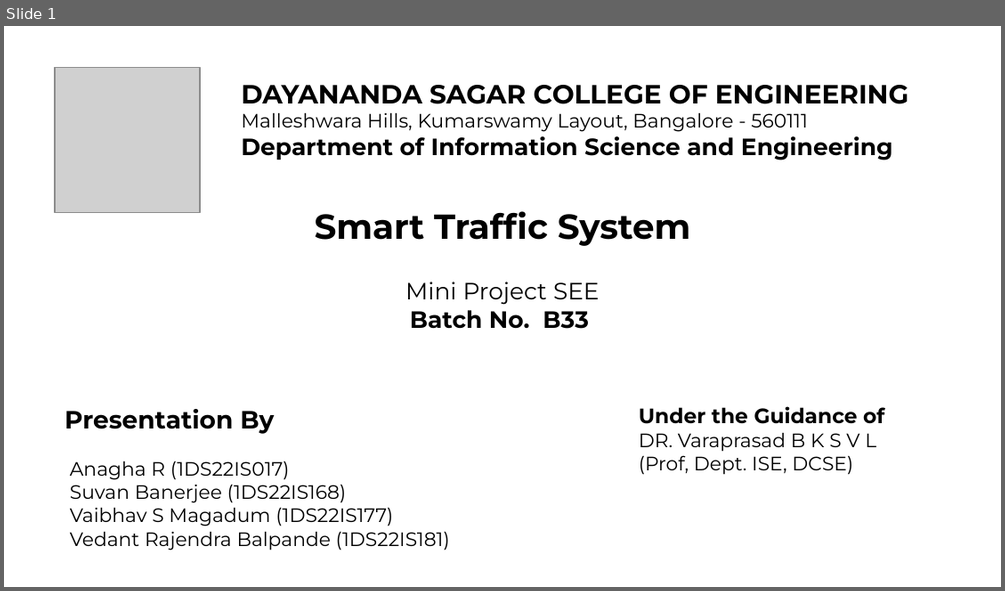
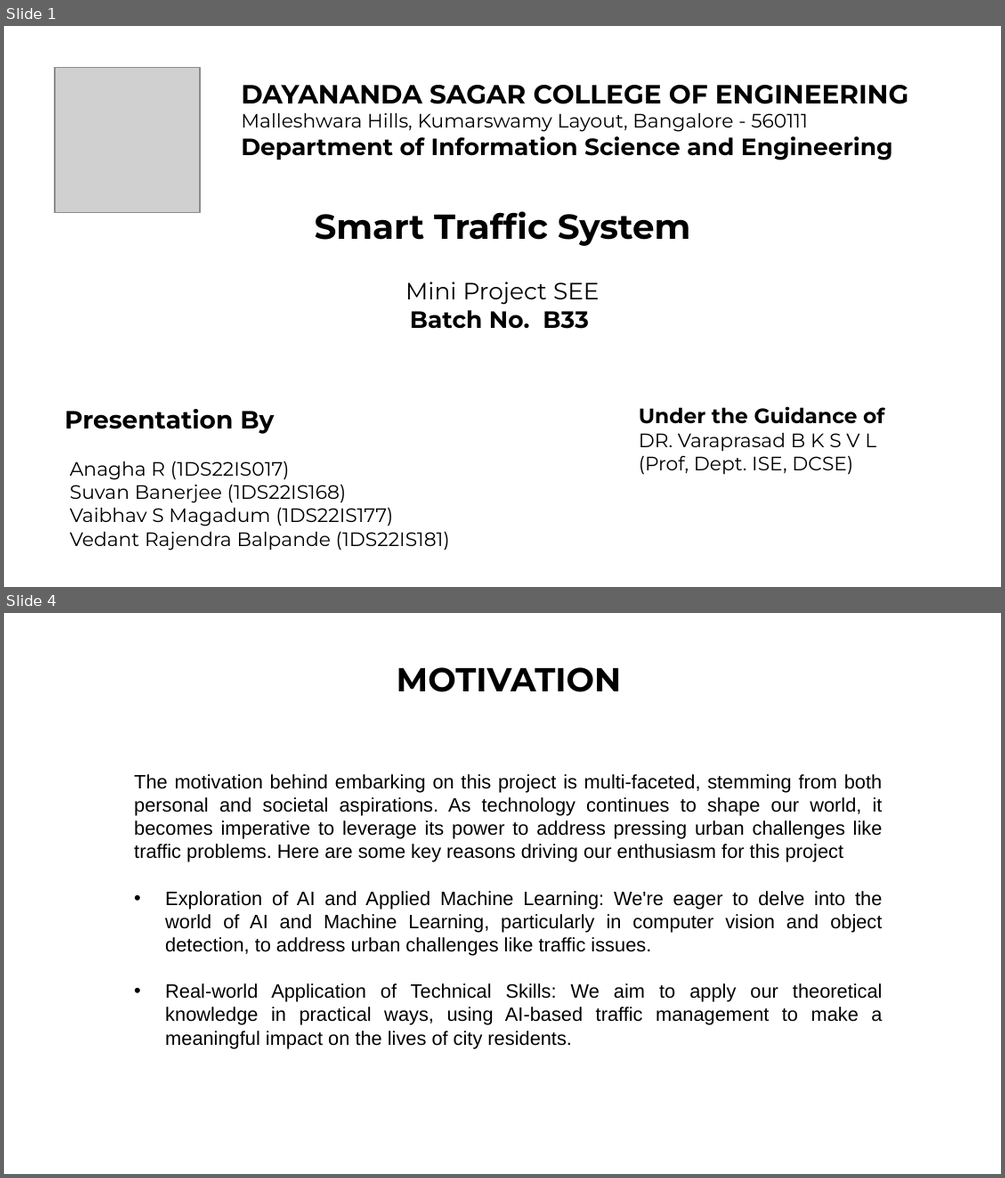
Before and after one commit to Vaibhav-Magadum/MiniProject, a slide deck: Presentation/Presentation_FINAL_DRAFT.pptx. Shown one above the other, each under a label of ours: slide 1 before the commit, slides 1 and 4 after it; the slides between them are not shown. The pictures are 1005x591 and 1005x1178 pixels, drawn with LibreOffice and Linux fonts; fonts in the diff are those of the drawing; grey boxes stand for pictures. Boxes give left, top, right and bottom in pixels: in the first picture for what was removed or moved away, otherwise in the second. Text is boxed around its words. In the diff, an @@ line names an element or a change of style, - is before the commit and + after.

```diff
--- a/Presentation/Presentation_FINAL_DRAFT.pptx
+++ b/Presentation/Presentation_FINAL_DRAFT.pptx
@@ slide 4 added at box(4, 613, 1001, 1174), background #FFFFFF @@
@@ title added at box(396, 667, 622, 692), 24 pt, text #000000, bold @@
+MOTIVATION
@@ text added at box(134, 774, 882, 1048), 14 pt, text #000000 @@
+The motivation behind embarking on this project is multi-faceted, stemming from both personal and societal aspirations. As technology continues to shape our world, it becomes imperative to leverage its power to address pressing urban challenges like traffic problems. Here are some key reasons driving our enthusiasm for this project
+• Exploration of AI and Applied Machine Learning: We're eager to delve into the world of AI and Machine Learning, particularly in computer vision and object detection, to address urban challenges like traffic issues.
+• Real-world Application of Technical Skills: We aim to apply our theoretical knowledge in practical ways, using AI-based traffic management to make a meaningful impact on the lives of city residents.
```
Also in this commit, not shown: 12 other slides added, 2 slides removed.
